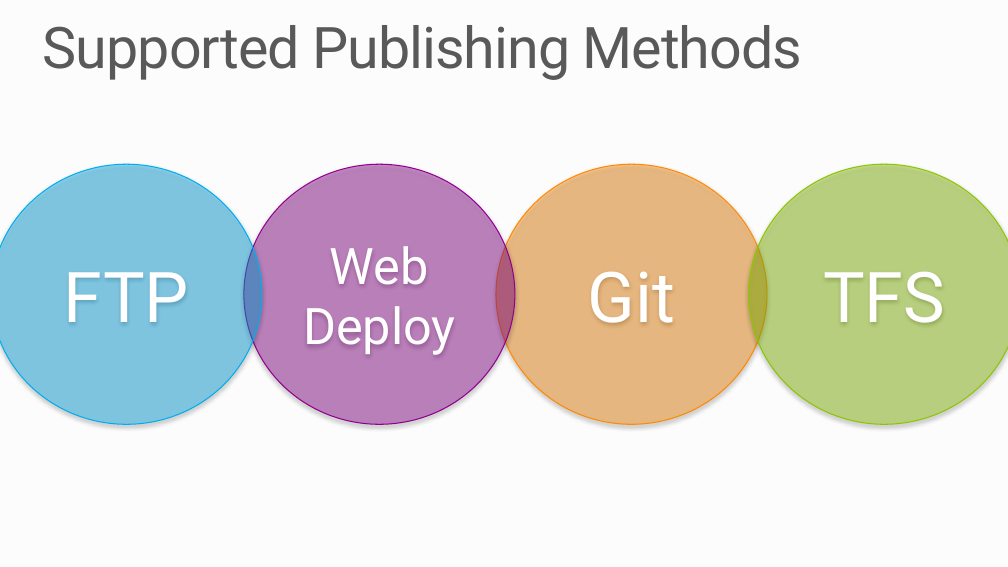
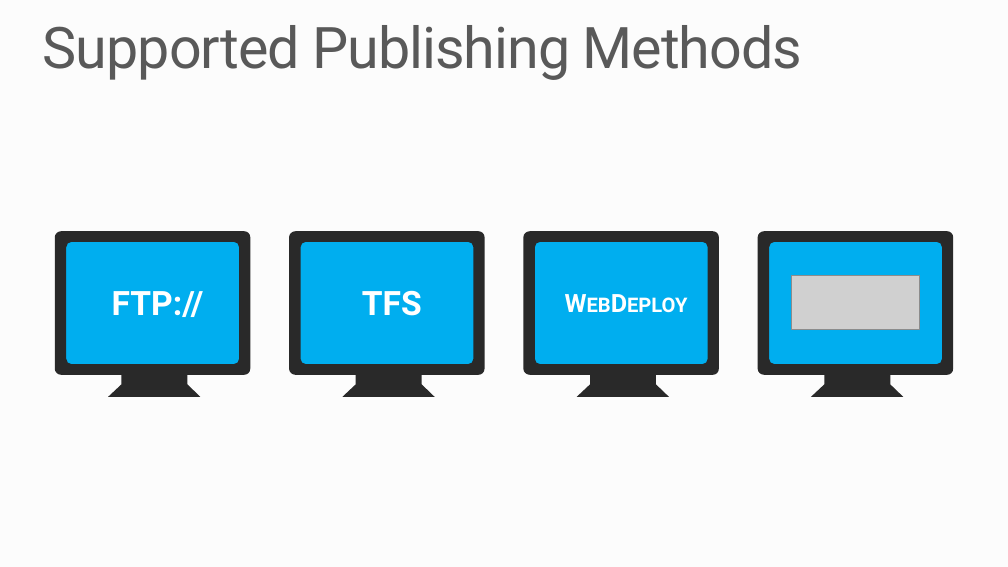
Before and after one commit to raz2/PRESENTATION-WindowsAzureWebSites, a slide deck: slide 17 of WindowsAzureWebSites.pptx. Drawn at 1008x567 pixels with LibreOffice and Linux fonts; fonts in the diff are those of the drawing; grey boxes stand for pictures; background and template pictures are left out. Boxes give left, top, right and bottom in pixels: in the first picture for what was removed or moved away, otherwise in the second. Text is boxed around its words. In the diff, an @@ line names an element or a change of style, - is before the commit and + after.

```diff
--- a/WindowsAzureWebSites.pptx
+++ b/WindowsAzureWebSites.pptx
@@ ellipse removed at bbox=[244, 164, 515, 424] @@
-Web Deploy
@@ ellipse removed at bbox=[496, 164, 767, 424] @@
-Git
@@ rectangle "FTP://": place and size @@
-rectangle "FTP://" at bbox=[0, 164, 262, 424]
+rectangle "FTP://" at bbox=[60, 240, 244, 364]
@@ rectangle "FTP://" at bbox=[60, 240, 244, 364]: ellipse to rectangle; fill #00AEEF at 40% opacity to #00AEEF; outline #00AEEF 0.75 pt to none; shadow off @@
@@ rectangle "TFS": place and size @@
-rectangle "TFS" at bbox=[749, 164, 1008, 424]
+rectangle "TFS" at bbox=[295, 240, 479, 364]
@@ rectangle "TFS" at bbox=[295, 240, 479, 364]: size 50 to 24 pt, bold on; ellipse to rectangle; fill #8CC600 at 40% opacity to #00AEEF; outline #8CC600 0.75 pt to none; shadow off @@
@@ text in rectangle at bbox=[112, 291, 204, 317]: text changed; size 50 to 24 pt; bold on @@
-FTP
+FTP://
@@ group added at bbox=[54, 231, 954, 396]: 4 freeform shapes, 2 rectangles, 1 picture @@
+WebDeploy
```
Also in this commit, not shown: 2 slides added, 1 slide removed.
